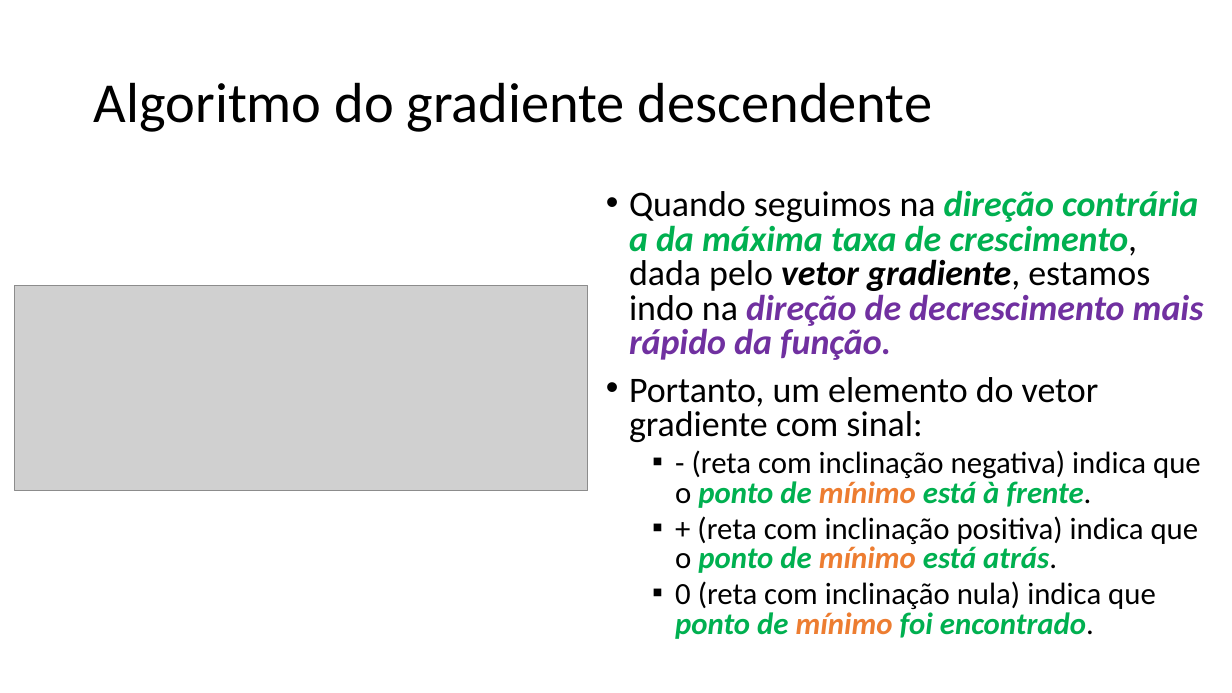
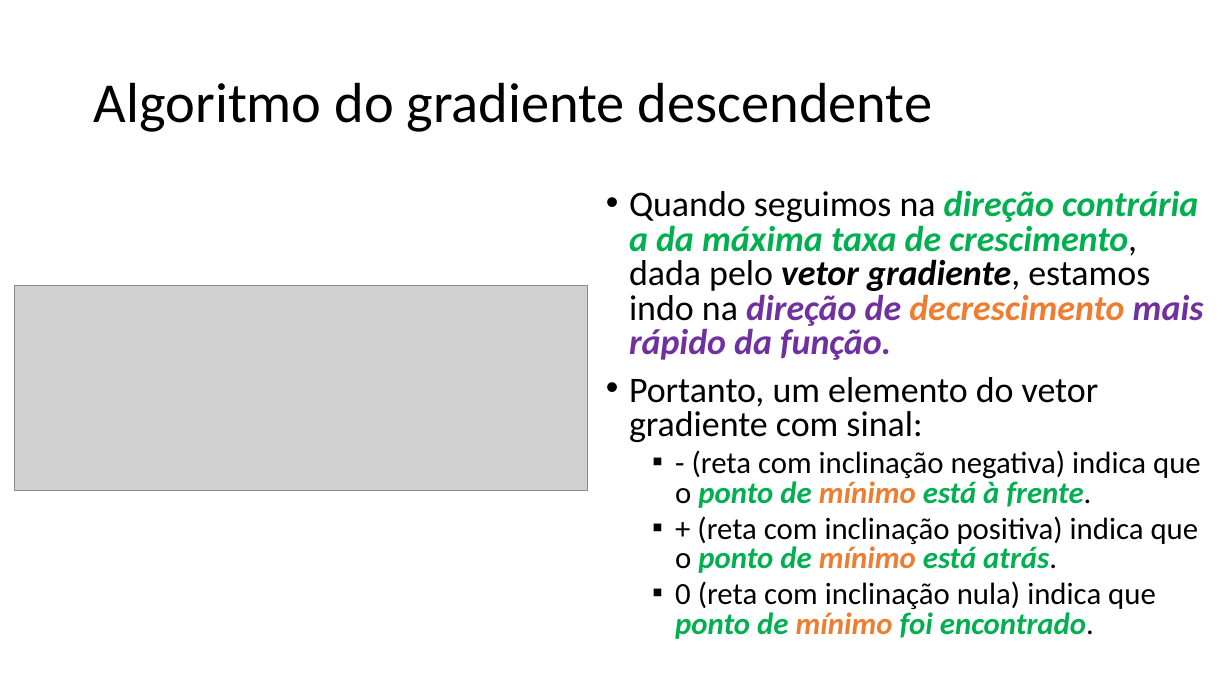
Before and after one commit to zz4fap/t319_aprendizado_de_maquina, a slide deck: slide 16 of slides/T319_Regressão_Linear (Parte II).pptx. Drawn at 1232x693 pixels with LibreOffice and Linux fonts; fonts in the diff are those of the drawing; grey boxes stand for pictures. Boxes give left, top, right and bottom in pixels: in the first picture for what was removed or moved away, otherwise in the second. Text is boxed around its words. In the diff, an @@ line names an element or a change of style, - is before the commit and + after.

```diff
--- a/slides/T319_Regressão_Linear (Parte II).pptx
+++ b/slides/T319_Regressão_Linear (Parte II).pptx
@@ text at [629,190,1204,360]: text colour #7030A0 to #ED7D31 in "decrescimento" @@
```
Also in this commit, not shown: 8 other slides changed, 1 other file.
